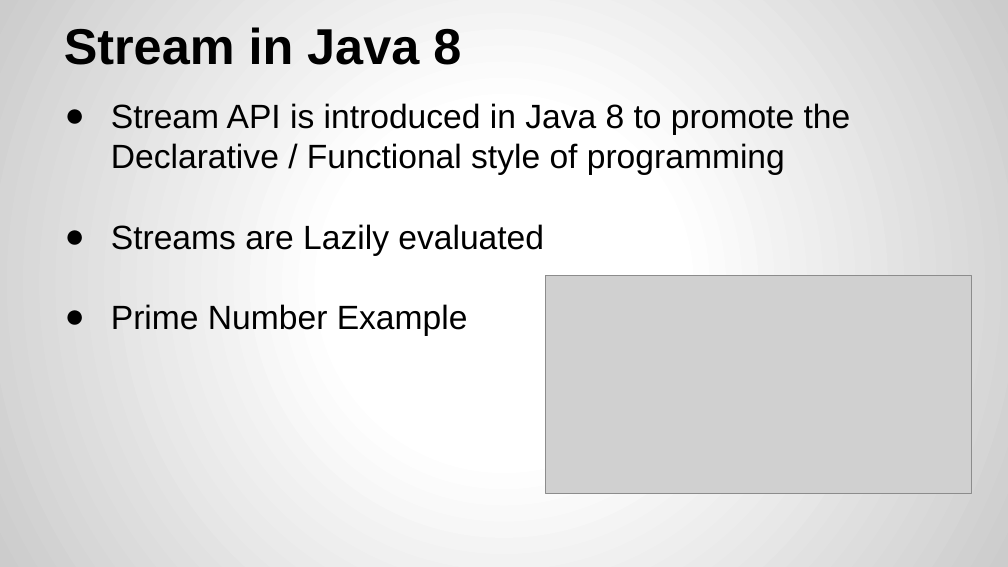
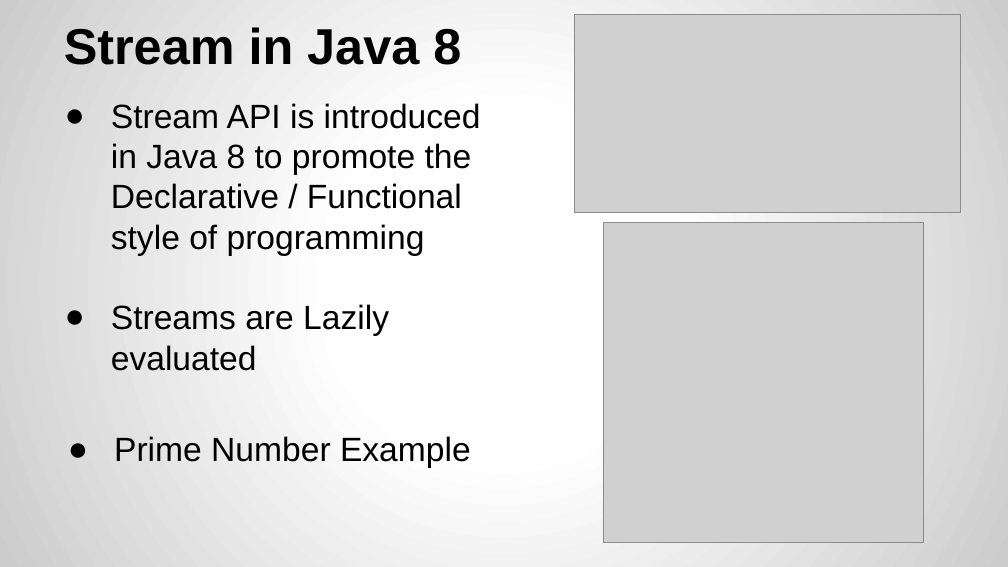
Before and after one commit to yogeshrnaik/presentations, a slide deck: slide 13 of Functional Programming with Java 8.pptx. Drawn at 1008x567 pixels with LibreOffice and Linux fonts; fonts in the diff are those of the drawing; grey boxes stand for pictures. Boxes give left, top, right and bottom in pixels: in the first picture for what was removed or moved away, otherwise in the second. Text is boxed around its words. In the diff, an @@ line names an element or a change of style, - is before the commit and + after.

Commit message:
changed few slides

```diff
--- a/Functional Programming with Java 8.pptx
+++ b/Functional Programming with Java 8.pptx
@@ picture: place and size @@
-picture at (546,275,972,494)
+picture at (575,15,961,214)
@@ picture added at (604,223,924,543) @@
@@ text at (111,304,468,336): paragraph removed @@
-● Prime Number Example
@@ text added at (114,436,471,468), 24 pt, text #000000 @@
+● Prime Number Example
```
Also in this commit, not shown: 6 other slides changed.
